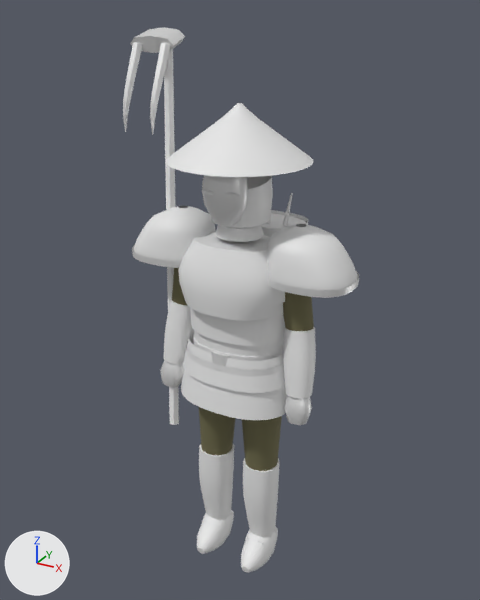
Before and after pictures for a commit that changed the glTF model assets/models/suits/nong.glb.
Camera for both pictures: a camera (50 mm lens) standing at (1.25, -2.26, 2.45) and looking at (-0.05, 0.1, 1.27). Lighting does not change. The marker at lower left points along +X, +Y and +Z. The picture after the commit comes second. Objects named as collision shapes, trigger or cutter boxes, shadow casters or lower levels of detail are left out. Vertices at exactly the same position are counted once.

Names of what the first picture shows: 'nong_lod0'.
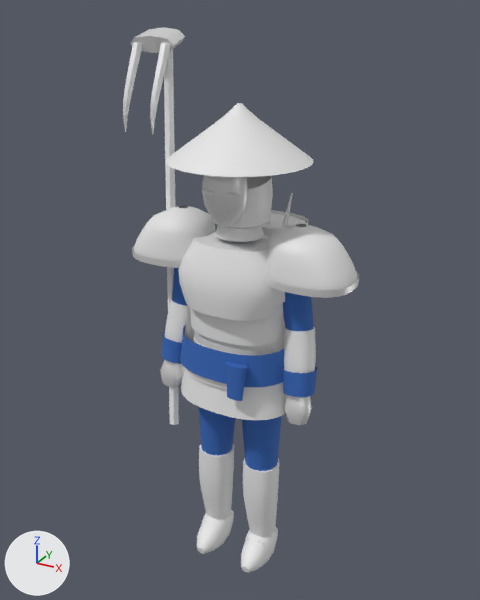
Where the change shows, as pixel boxes [x1, y1, x2, y2] in the pictures (480 x 600 px):
'nong_lod0', recoloured, reshaped
    both: [123, 27, 359, 573]
part 1 of me_nong_lod0, added (blue)
    after: [180, 325, 284, 387]
part 2 of me_nong_lod0, added (blue)
    after: [162, 332, 182, 364]
part 3 of me_nong_lod0, added (blue)
    after: [282, 366, 317, 397]
part 4 of me_nong_lod0, added (blue)
    after: [226, 362, 247, 401]

What changed in the scene script:
```text
Change mat_scloth_nong:
    mat_scloth_nong.base_color: (0.156, 0.144, 0.0685) -> (0.0343, 0.136, 0.479)  # dark yellow #6e6a4a -> blue #3467b8
Change me_nong_lod0:
    used by ob_nong_lod0; location = (0.0, 0.0, 0.0)
    remove me_nong_lod0.from_pydata(...)  # 6484 vertices, 11800 faces; spans x -0.59..0.5, y -0.29..0.38, z -0.04..2.38
    add me_nong_lod0.from_pydata(...)  # 6824 vertices, 12348 faces; spans x -0.59..0.5, y -0.29..0.38, z -0.04..2.38
    me_nong_lod0 part 1: a new loose piece of 160 vertices spanning x -0.26..0.26, y -0.21..0.21, z 1.04..1.18, in mat_scloth_nong (blue #3467b8)
    me_nong_lod0 part 2: a new loose piece of 64 vertices spanning x -0.37..-0.22, y -0.11..0.04, z 0.97..1.1, in mat_scloth_nong (blue #3467b8)
    me_nong_lod0 part 3: a new loose piece of 64 vertices spanning x 0.22..0.37, y -0.11..0.04, z 0.97..1.1, in mat_scloth_nong (blue #3467b8)
    me_nong_lod0 part 4: a new loose piece of 52 vertices spanning x 0.05..0.15, y -0.23..-0.18, z 0.98..1.14, in mat_scloth_nong (blue #3467b8)
```
